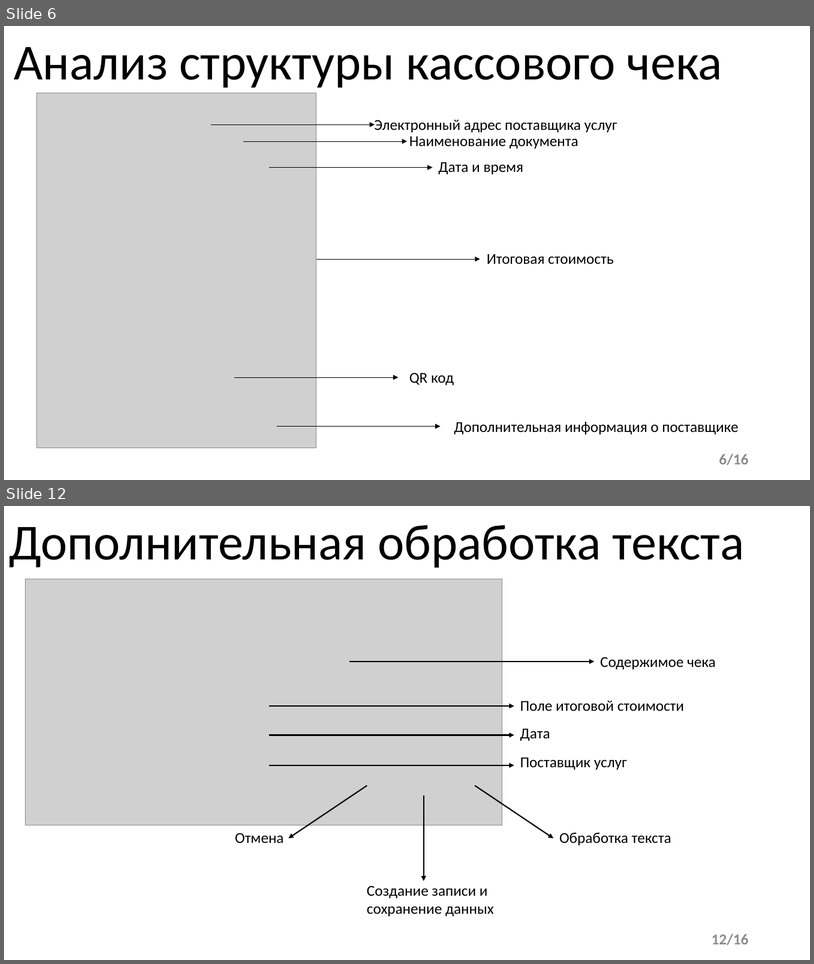
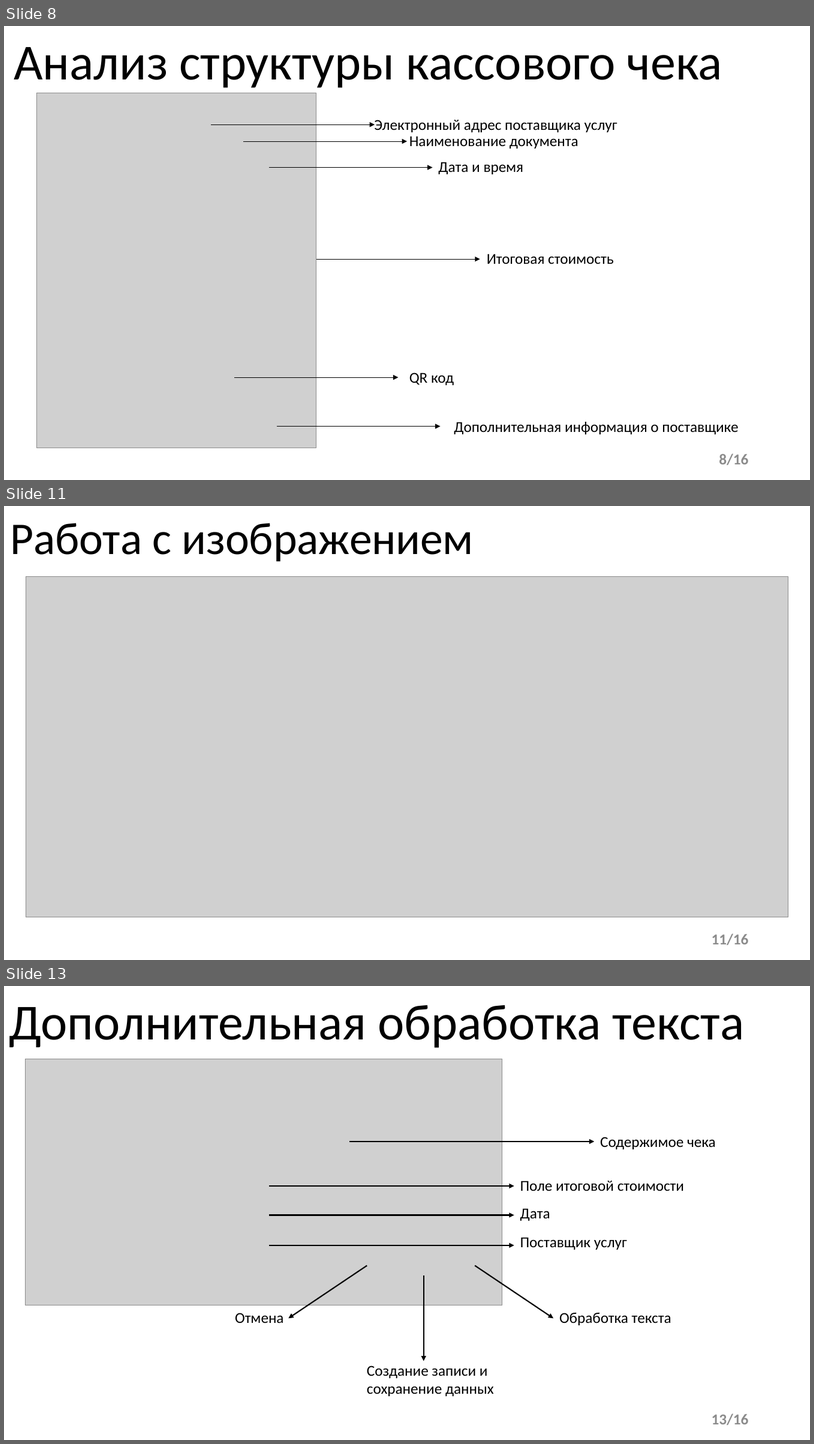
Before and after one commit to nassneg/diploma, a slide deck: ВКР Снегур.pptx. Shown one above the other, each under a label of ours: slides 6 and 12 before the commit, slides 8, 11 and 13 after it; the slides between them are not shown. The pictures are 814x964 and 814x1444 pixels, drawn with LibreOffice and Linux fonts; fonts in the diff are those of the drawing; grey boxes stand for pictures. Boxes give left, top, right and bottom in pixels: in the first picture for what was removed or moved away, otherwise in the second. Text is boxed around its words. In the diff, an @@ line names an element or a change of style, - is before the commit and + after.

```diff
--- a/ВКР Снегур.pptx
+++ b/ВКР Снегур.pptx
@@ slide 11 added at (4, 506, 810, 960), background #FFFFFF @@
@@ text added at (10, 523, 474, 562), 54 pt, text #000000 @@
+Работа с изображением
@@ picture added at (26, 577, 789, 917) @@
@@ page number added at (712, 933, 749, 945), 18 pt, text #8C8C8C, bold @@
+11/16
@@ what was slide 6 is now slide 8 @@
@@ page number at (719, 453, 749, 465): text changed @@
-6/16
+8/16
@@ what was slide 12 is now slide 13 @@
@@ page number at (712, 1413, 749, 1425): text changed @@
-12/16
+13/16
```
Also in this commit, not shown: 7 slides changed, 5 other slides added, 4 slides removed, 8 other files.
